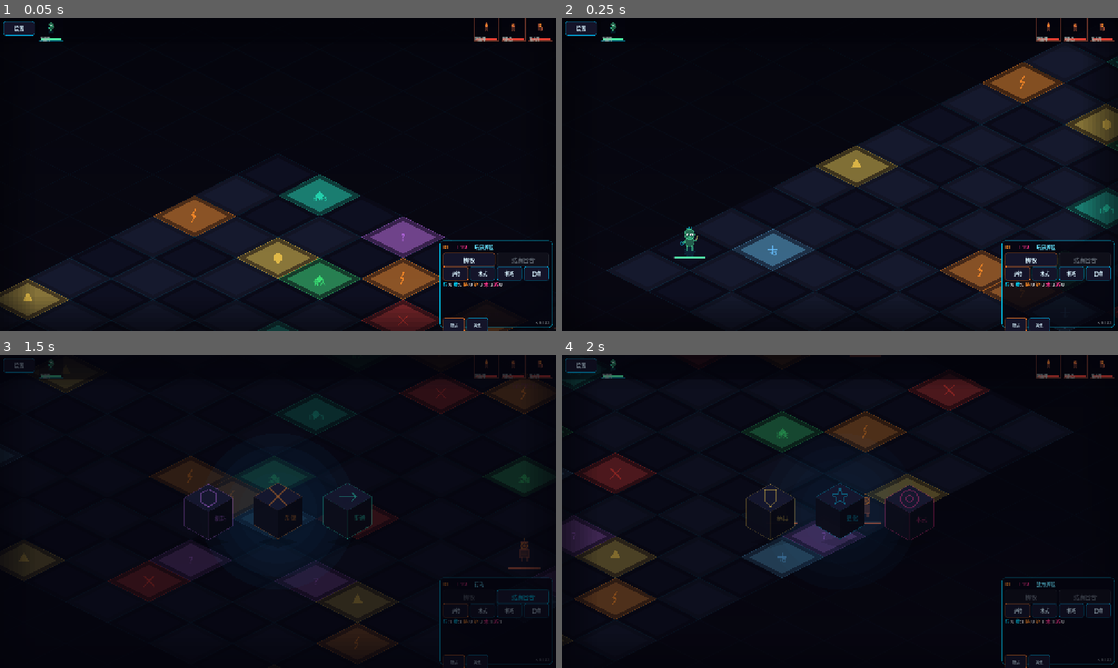
Above: before the commit, frames 1-4 (two rows, left to right).
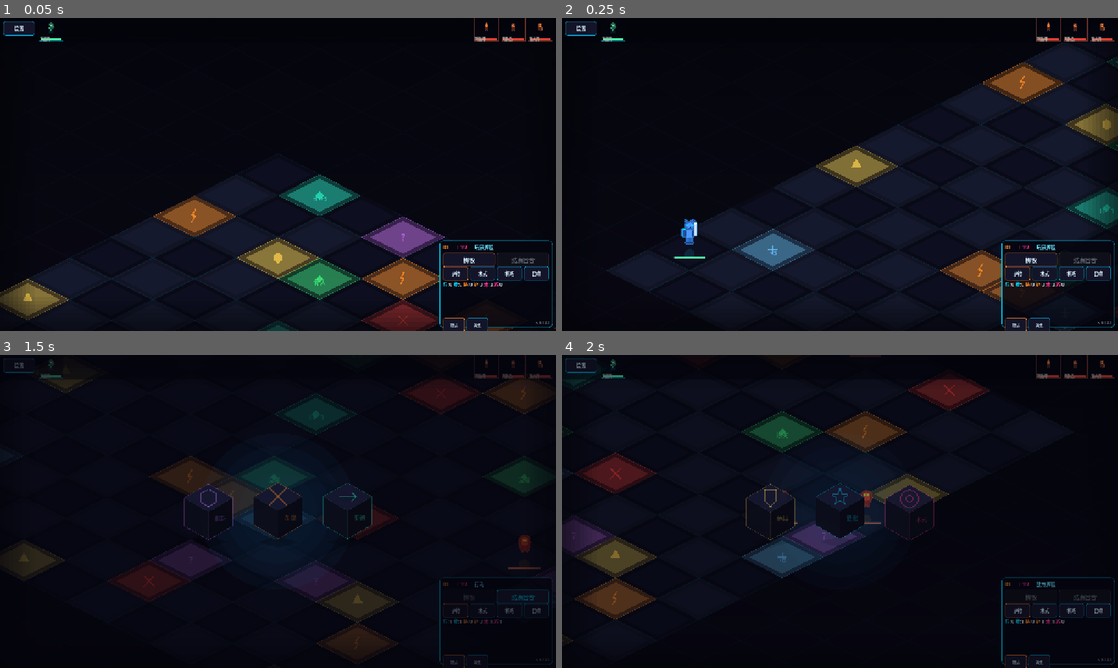
Above: after the commit, the same moments.

Repository: 9G420/CyberTao8
Game: Godot game, scene res://Scenes/Main.tscn
Two runs of this game, one before a commit and one after it. Both use one fixed random seed, a clock stepped at 60 frames per second and the inputs below.
Inputs:
- Up to frame 1 (0.05 s): no input
- Up to frame 2 (0.25 s): no input
- Up to frame 3 (1.5 s): click "掷骰" at 0.5 s; click "结束回合" at 1.25 s
- Up to frame 4 (2 s): no input

Frame 1 is identical in both runs. In frame 2, 0.2% of the frame differs, in the area x 21-25%, y 64-77%; in frame 3, less than 0.1%; in frame 4, 0.1%.

Commit message:
fix(v0.1.91): 2D单位绘制同步像素重绘风格

Diff:
--- a/CyberTao_Dice_Beast_Protocol/Project/Scripts/UI/UnitRenderer.gd
+++ b/CyberTao_Dice_Beast_Protocol/Project/Scripts/UI/UnitRenderer.gd
@@ -1,5 +1,8 @@
 extends RefCounted
 class_name UnitRenderer
+
+const UnitMeshFactory3D = preload("res://Scripts/UI3D/UnitMeshFactory3D.gd")
+static var _iso_tex_cache: Dictionary = {}
 
 ## 单位渲染器（v0.2.0 咩咩启示录风格：可爱Q版角色 + 发光 + HP条 + 选中脉冲）
 ## Cult of the Lamb inspired chibi art: big round heads, dot pupils, stubby limbs
@@ -453,7 +456,25 @@
 		c.draw_string(font, Vector2(sx, sy), "*", HORIZONTAL_ALIGNMENT_LEFT, 14, 13, CyberStyle.NEON_GOLD)
 
 # --- 等距棋盘专用绘制（v0.1.60 相机跟随 + TILE_W=192 放大）---
-# 与 draw_full_unit 相同的角色剪影，但以屏幕中心点定位、放大以适配全屏菱形格
+# v0.1.91：2D 也改用 UnitMeshFactory3D 像素纹理，统一 2D/3D 美术风格
+
+static func _get_iso_unit_tex(unit: Dictionary) -> Texture2D:
+	var owner: String = String(unit.get("owner", ""))
+	var tags: Array = unit.get("tags", [])
+	var is_summoned: bool = tags.has("summoned")
+	if owner == "player" and not is_summoned:
+		if not _iso_tex_cache.has("player"):
+			_iso_tex_cache["player"] = UnitMeshFactory3D._gen_player_hero()
+		return _iso_tex_cache.get("player", null)
+	if is_summoned:
+		if not _iso_tex_cache.has("summoned"):
+			_iso_tex_cache["summoned"] = UnitMeshFactory3D._gen_summoned_ally()
+		return _iso_tex_cache.get("summoned", null)
+	var enc_id: String = String(unit.get("encounter_id", ""))
+	var key: String = "enemy_" + enc_id
+	if not _iso_tex_cache.has(key):
+		_iso_tex_cache[key] = UnitMeshFactory3D._gen_enemy_by_id(enc_id)
+	return _iso_tex_cache.get(key, null)
 
 static func draw_full_unit_iso(c: CanvasItem, center: Vector2, unit: Dictionary, is_selected: bool, pulse: float, idle_y: float, font: Font) -> void:
 	var owner: String = String(unit.get("owner", "player"))
@@ -462,13 +483,23 @@
 	var hp: int = int(unit.get("hp", 1))
 	var max_hp: int = int(unit.get("max_hp", 1))
 	var hp_ratio: float = float(hp) / float(max_hp) if max_hp > 0 else 1.0
-	var s: float = 1.1
 	var cx: float = center.x
 	var cy: float = center.y - 20.0 + idle_y
-	if is_player:
-		_draw_player_char(c, Vector2(cx, cy), s, display_name, pulse)
+	var tex: Texture2D = _get_iso_unit_tex(unit)
+	if tex != null:
+		var w: float = 70.0
+		var h: float = 70.0
+		var rect := Rect2(cx - w * 0.5, cy - h * 0.75, w, h)
+		c.draw_texture_rect(tex, rect, false, Color(1, 1, 1, 1))
+		# 轻微脚底辉光
+		var glow_col: Color = CyberStyle.ACCENT_CYAN if is_player else CyberStyle.ACCENT_ORANGE
+		c.draw_circle(Vector2(cx, center.y + 10.0), 12.0, Color(glow_col.r, glow_col.g, glow_col.b, 0.10 + pulse * 0.05))
 	else:
-		_draw_enemy_char(c, Vector2(cx, cy), s, display_name, pulse)
+		var s: float = 1.1
+		if is_player:
+			_draw_player_char(c, Vector2(cx, cy), s, display_name, pulse)
+		else:
+			_draw_enemy_char(c, Vector2(cx, cy), s, display_name, pulse)
 	_draw_hp_bar(c, Vector2(center.x - 36.0, center.y + 16.0), 72.0, hp_ratio, is_player)
 	if is_selected:
 		var col: Color = CyberStyle.NEON_GOLD
Not shown, changed: CyberTao_Dice_Beast_Protocol/Logs/AI_Employee_Guide_v3.md
Not shown, changed: CyberTao_Dice_Beast_Protocol/Logs/Mulerun_Work_Report.md
Not shown, changed: CyberTao_Dice_Beast_Protocol/Logs/changelog_v0.1.md
